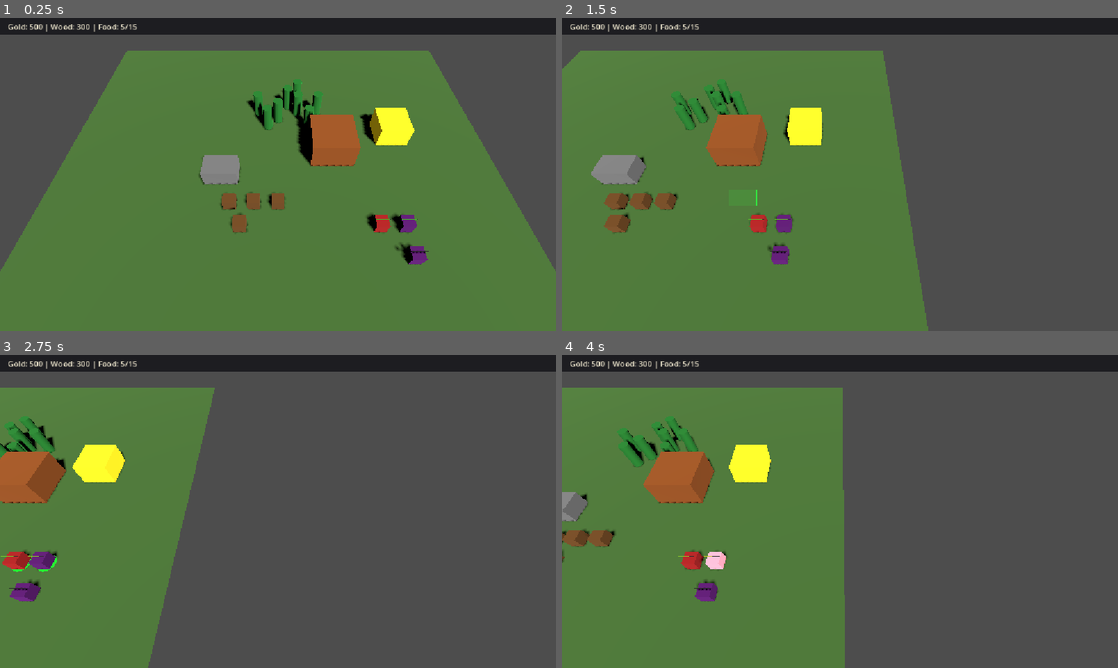
Above: before the commit, frames 1-4 (two rows, left to right).
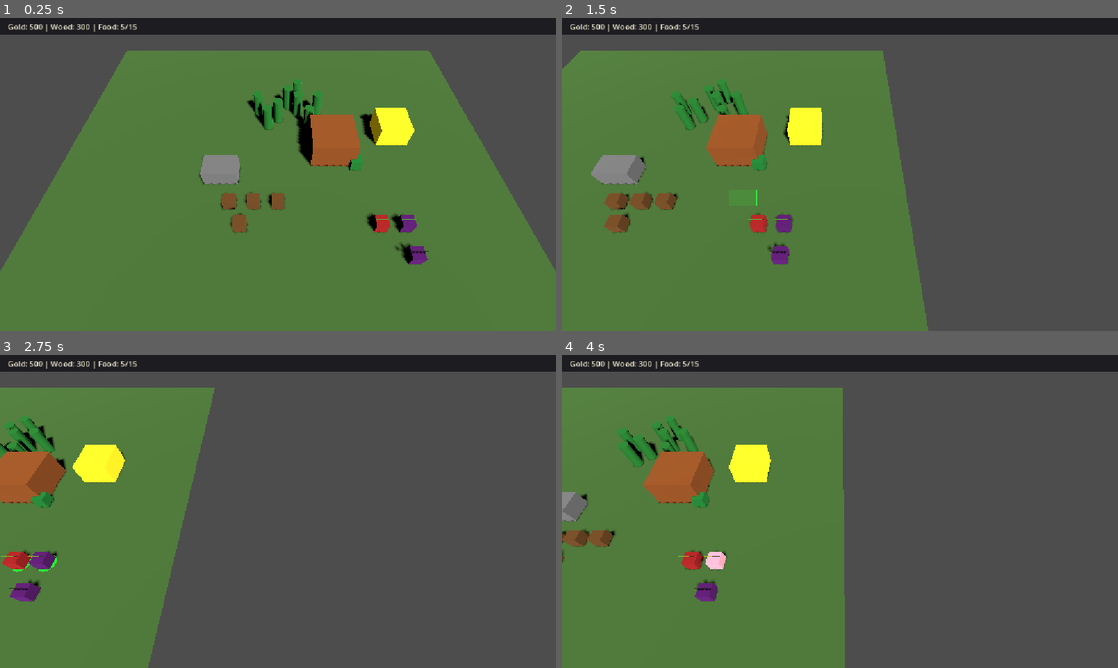
Above: after the commit, the same moments.

Repository: nplvkntx/endless-battle
Game: Godot game, scene res://scenes/main.tscn
Two runs of this game, one before a commit and one after it. Both use one fixed random seed, a clock stepped at 60 frames per second and the inputs below.
Inputs (mouse positions are in pixels of both pictures, inside the frame that each line leads up to):
- Up to frame 1 (0.25 s): no input
- Up to frame 2 (1.5 s): tap Enter at 0.5 s; move the mouse to (962, 158) at 0.52 s; hold Right (ui_right) 0.53-1.25 s; tap B at 0.6 s; click (962, 158) at 0.67 s; drag from (728, 190) to (812, 237) at 1.27 s
- Up to frame 3 (2.75 s): move the mouse to (333, 442) at 2.02 s; hold Right (ui_right) from 2.03 s (still down); tap B at 2.1 s
- Up to frame 4 (4 s): release Right (ui_right) at 2.75 s; drag from (812, 574) to (673, 464) at 2.77 s; move the mouse to (1006, 558) at 3.52 s; hold Left (ui_left) from 3.53 s (still down); tap B at 3.6 s

The runs differ from the first frame. In frame 1, less than 0.1% of the frame differs, in the area x 62-66%, y 43-49%; in frame 2, 0.1%; in frame 3, 0.2%, in the area x 5-10%, y 43-49%; in frame 4, 0.1%.

Commit message:
Add basic archer unit

Diff:
--- a/scenes/main.tscn
+++ b/scenes/main.tscn
@@ -14,6 +14,7 @@
 [ext_resource type="PackedScene" path="res://scenes/buildings/farm.tscn" id="10_farm"]
 [ext_resource type="PackedScene" path="res://scenes/units/enemy_dummy.tscn" id="14_enemy_dummy"]
 [ext_resource type="PackedScene" path="res://scenes/units/swordsman.tscn" id="15_swordsman"]
+[ext_resource type="PackedScene" path="res://scenes/units/archer.tscn" id="16_archer"]
 
 [sub_resource type="StyleBoxFlat" id="StyleBoxFlat_resource_bar"]
 bg_color = Color(0.08, 0.08, 0.1, 0.85)
@@ -156,6 +157,9 @@
 [node name="Worker4" parent="." instance=ExtResource("4_worker")]
 transform = Transform3D(1, 0, 0, 0, 1, 0, 0, 0, 1, -3, 0.5, 5)
 
+[node name="Archer" parent="." instance=ExtResource("16_archer")]
+transform = Transform3D(1, 0, 0, 0, 1, 0, 0, 0, 1, 7, 0.5, -1)
+
 [node name="CommandCenter" type="StaticBody3D" parent="."]
 transform = Transform3D(1, 0, 0, 0, 1, 0, 0, 0, 1, 5, 1.25, -3)
 script = ExtResource("2_command_center")
--- /dev/null
+++ b/scenes/units/archer.tscn
@@ -0,0 +1,40 @@
+[gd_scene format=3 uid="uid://cg7dpeipvxy7a"]
+
+[ext_resource type="Script" path="res://scripts/units/archer.gd" id="1_archer"]
+
+[sub_resource type="StandardMaterial3D" id="StandardMaterial3D_green"]
+albedo_color = Color(0.15, 0.65, 0.25, 1)
+
+[sub_resource type="StandardMaterial3D" id="StandardMaterial3D_selection"]
+shading_mode = 0
+cull_mode = 2
+albedo_color = Color(0.15, 0.95, 0.2, 1)
+emission_enabled = true
+emission = Color(0.1, 0.85, 0.15, 1)
+
+[sub_resource type="CylinderMesh" id="CylinderMesh_selection"]
+top_radius = 0.72
+bottom_radius = 0.72
+height = 0.03
+
+[sub_resource type="BoxMesh" id="BoxMesh_visual"]
+size = Vector3(1, 1, 1)
+
+[sub_resource type="BoxShape3D" id="BoxShape3D_body"]
+size = Vector3(1, 1, 1)
+
+[node name="Archer" type="CharacterBody3D" groups=["units"]]
+script = ExtResource("1_archer")
+
+[node name="MeshInstance3D" type="MeshInstance3D" parent="."]
+mesh = SubResource("BoxMesh_visual")
+surface_material_override/0 = SubResource("StandardMaterial3D_green")
+
+[node name="SelectionIndicator" type="MeshInstance3D" parent="."]
+transform = Transform3D(1, 0, 0, 0, 1, 0, 0, 0, 1, 0, -0.47, 0)
+visible = false
+mesh = SubResource("CylinderMesh_selection")
+surface_material_override/0 = SubResource("StandardMaterial3D_selection")
+
+[node name="CollisionShape3D" type="CollisionShape3D" parent="."]
+shape = SubResource("BoxShape3D_body")
--- /dev/null
+++ b/scripts/units/archer.gd
@@ -0,0 +1,4 @@
+class_name Archer
+extends Unit
+
+## Placeholder archer unit used for early 3D scene testing.
Not shown, added: scripts/units/archer.gd.uid
